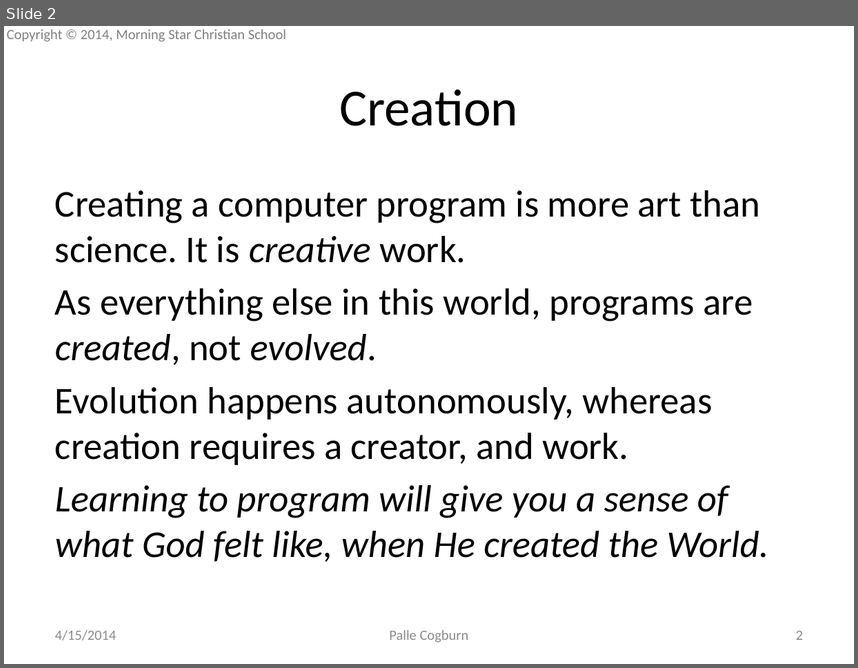
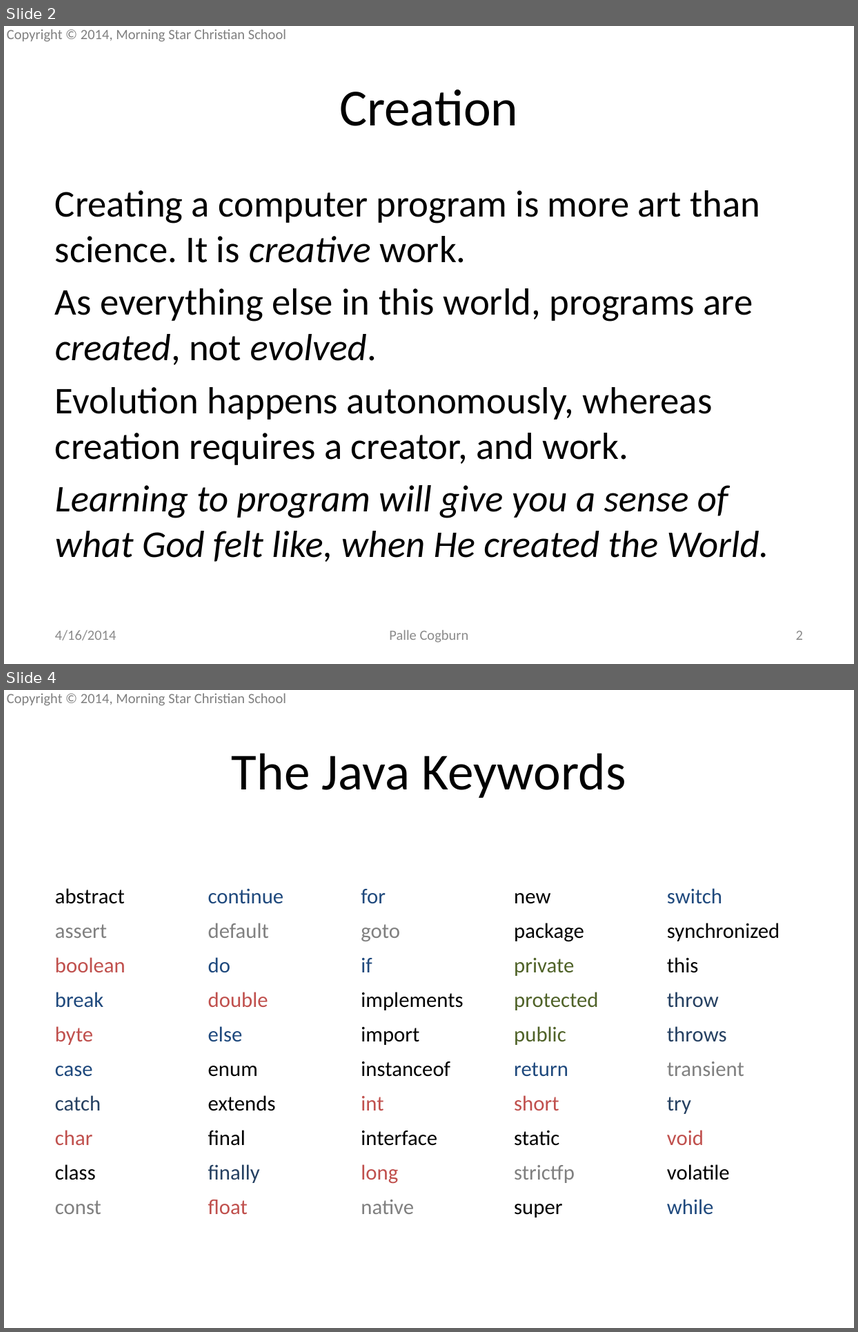
Before and after one commit to mscsbend/presentations, a slide deck: 1 - Introduction.pptx. Shown one above the other, each under a label of ours: slide 2 before the commit, slides 2 and 4 after it; the slides between them are not shown. The pictures are 858x668 and 858x1332 pixels, drawn with LibreOffice and Linux fonts; fonts in the diff are those of the drawing; background and template pictures are left out. Boxes give left, top, right and bottom in pixels: in the first picture for what was removed or moved away, otherwise in the second. Text is boxed around its words. In the diff, an @@ line names an element or a change of style, - is before the commit and + after.

Commit message:
Added two slides

```diff
--- a/1 - Introduction.pptx
+++ b/1 - Introduction.pptx
@@ slide 4 added at [4, 690, 854, 1328], background picture (left out); not listed: 1 template element that a slide beside it also shows @@
@@ title added at [232, 753, 626, 798], 44 pt, text #000000 @@
+The Java Keywords
@@ table added at [47, 879, 811, 1220], 10 rows, 5 columns @@
+abstract | continue | for | new | switch
+assert | default | goto | package | synchronized
+boolean | do | if | private | this
+break | double | implements | protected | throw
+byte | else | import | public | throws
+case | enum | instanceof | return | transient
+catch | extends | int | short | try
+char | final | interface | static | void
+class | finally | long | strictfp | volatile
+const | float | native | super | while
@@ slide 2 changed as well @@
@@ text at [55, 630, 116, 640]: text changed @@
-4/15/2014
+4/16/2014
```
Also in this commit, not shown: 5 other slides changed, 1 other slide added.
